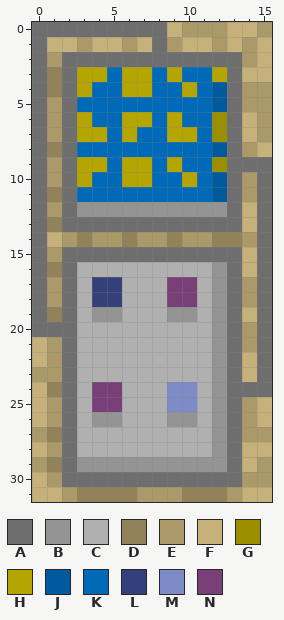
Two states of a pixel-art sprite, src/art/wallLayerWithTerminal4.png. This is how it looked before the edit.
The file is 160x320 pixels, drawn in blocks of 10x10; one block is one cell here.
Palette (. is transparent): A #6e6e6e  B #949494  C #b0b0b0  D #928259  E #ab9969  F #c5b179  G #9b8f00  H #b5a500  J #005a9e  K #0069b8  L #334079  M #7d8bc6  N #793f78
Pixels before, first column x 0:
 0 AAAAAAAAAFEEEFFE
 1 AFFEFFEFAEFFEFEF
 2 AEAAAAAAAAAAAAEF
 3 ADAHHKHHKHKKHAFF
 4 ADAHKKHHKKHKJAEE
 5 AEAKKKKKKKKKJAEE
 6 AEAHKKHHKHKKGAFE
 7 AEAHHKHKKHHKGAFE
 8 ADAKKKKKKKKKJAEF
 9 AEAHHKHHKHKKGAAA
10 AEAHKKHHKKHKJAEA
11 ADAKKKKKKKKKJAEA
12 AEABBBBBBBBBBAFA
13 ADAAAAAAAAAAAAFA
14 AFEDEEDEEDEEDDEA
15 AEAAAAAAAAAAAAFA
16 ADACCCCCCCCCBAFA
17 AEACLLCCCNNCBAEA
18 AEACLLCCCNNCBAEA
19 ADACBBCCCBBCBAFA
20 AAACCCCCCCCCBAEA
21 FEACCCCCCCCCBAEA
22 FEACCCCCCCCCBAFA
23 EEACCCCCCCCCBAFA
24 FDACNNCCCMMCBAAA
25 FEACNNCCCMMCBAEF
26 FEACBBCCCBBCBAEF
27 EDACCCCCCCCCBAEE
28 FEACCCCCCCCCBAFF
29 EDABBBBBBBBBBAFE
30 FEAAAAAAAAAAAAEE
31 FFEDDDDEEEDDDEFF
Once edited:
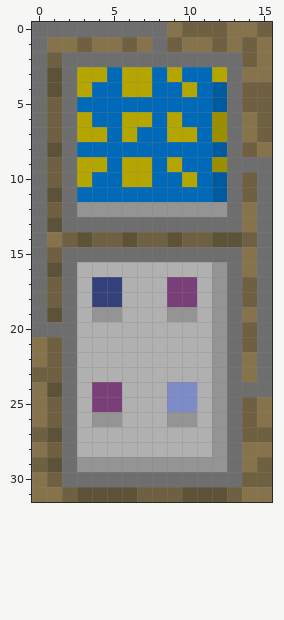
What changed:
Colour D changes from #928259 to #5c5238.
Colour E changes from #ab9969 to #6e6041.
Colour F changes from #c5b179 to #86734b.
